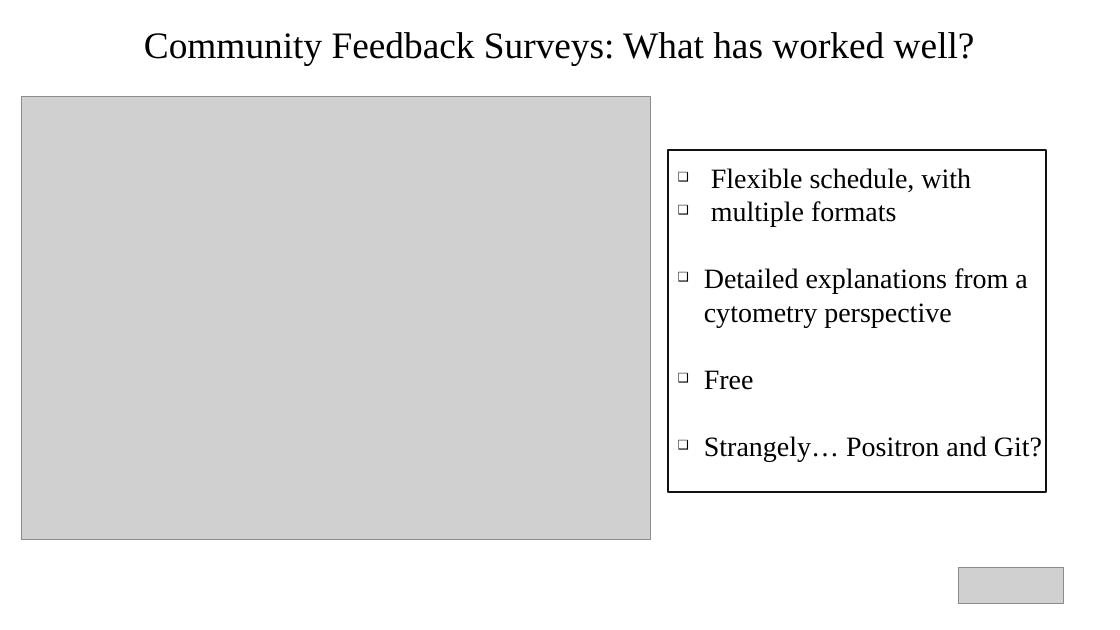
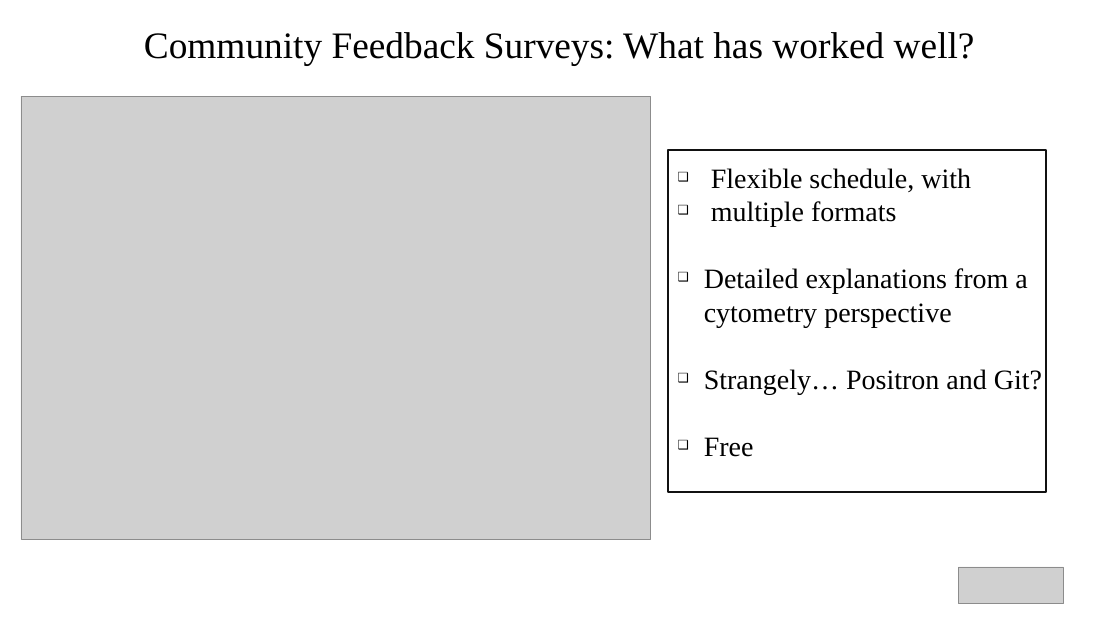
Before and after one commit to DavidRach/CytometryIn_Bioc2026, a slide deck: slide 18 of DavidRach_CytometryInR_BioC2026.pptx (slide 16 before the commit). Drawn at 1120x630 pixels with LibreOffice and Linux fonts; fonts in the diff are those of the drawing; grey boxes stand for pictures. Boxes give left, top, right and bottom in pixels: in the first picture for what was removed or moved away, otherwise in the second. Text is boxed around its words. In the diff, an @@ line names an element or a change of style, - is before the commit and + after.

```diff
--- a/DavidRach_CytometryInR_BioC2026.pptx
+++ b/DavidRach_CytometryInR_BioC2026.pptx
@@ text at [704,369,1042,395]: paragraph added @@
+❑ Strangely… Positron and Git?
@@ text at [704,436,1042,462]: paragraph removed @@
-❑ Strangely… Positron and Git?
```
Also in this commit, not shown: 9 other slides changed, 7 slides added, 5 slides removed, 2 other files.
